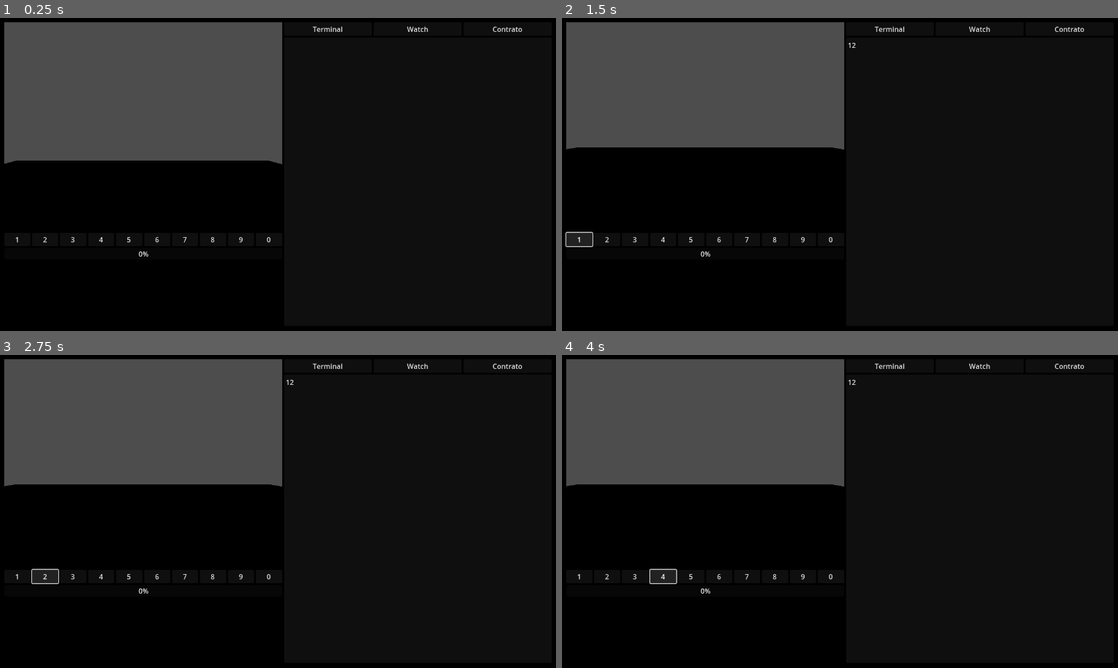
Above: before the commit, frames 1-4 (two rows, left to right).
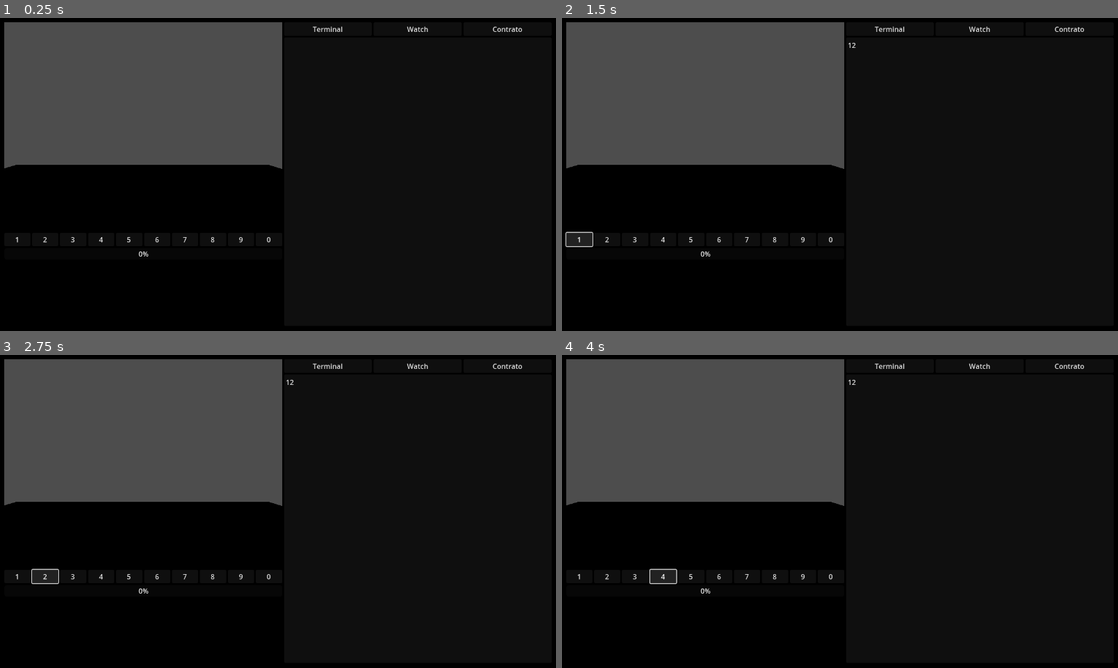
Above: after the commit, the same moments.

Repository: saLucasRd/trabalho-jogo-unix
Game: Godot game, scene res://ui/Root.tscn
The game is run twice, just before and just after one commit, with the same random seed, the same clock (stepped at 60 frames per second) and the same inputs.
Inputs (mouse positions are in pixels of both pictures, inside the frame that each line leads up to):
- Up to frame 1 (0.25 s): no input
- Up to frame 2 (1.5 s): click (979, 180) at 0.52 s; type "12" at 0.6 s; click "1" at 1.25 s
- Up to frame 3 (2.75 s): click "2" at 2 s
- Up to frame 4 (4 s): click "3" at 2.75 s; click "4" at 3.5 s

The runs differ from the first frame. In frame 1, 0.7% of the frame differs, in the area x 0-51%, y 45-49%; in frame 2, 2.8%, in the area x 0-51%, y 41-49%; in frame 3, 2.8%; in frame 4, 2.8%.

Commit message:
melhores controles fps

Diff:
--- a/entities/Player.gd
+++ b/entities/Player.gd
@@ -1,48 +1,48 @@
 extends CharacterBody3D
-
 
 const SPEED = 5.0
 const JUMP_VELOCITY = 4.5
 const SENSITIVITY = 0.003
+var on_fps_view = false
 
 @onready var head = $Head
 @onready var camera = $Head/Camera3D
 
 func _ready():
-	pass
-	#Input.set_mouse_mode(Input.MOUSE_MODE_CAPTURED)
+	# Start with the mouse visible
+	Input.set_mouse_mode(Input.MOUSE_MODE_VISIBLE)
 
 func _unhandled_input(event):
-	if event is InputEventMouseMotion and Input.is_mouse_button_pressed(MOUSE_BUTTON_RIGHT):
-		Input.set_mouse_mode(Input.MOUSE_MODE_CAPTURED)
+	if event is InputEventMouseButton:
+		if event.button_index == MOUSE_BUTTON_RIGHT and event.pressed:
+			on_fps_view = true
+			Input.set_mouse_mode(Input.MOUSE_MODE_CAPTURED)  # Capture the mouse
+
+		elif event.button_index == MOUSE_BUTTON_RIGHT and not event.pressed:
+			on_fps_view = false
+			Input.set_mouse_mode(Input.MOUSE_MODE_VISIBLE)  # Restore mouse visibility
+
+	# Handle mouse movement for FPS view
+	if event is InputEventMouseMotion and on_fps_view:
+		# Rotate the head and camera based on mouse movement
 		head.rotate_y(-event.relative.x * SENSITIVITY)
 		camera.rotate_x(-event.relative.y * SENSITIVITY)
-		camera.rotation.x = clamp(camera.rotation.x, deg_to_rad(-90), deg_to_rad(90))
-		# odeio cameras que nao rotacionam 90 grau
-	else:
-		Input.set_mouse_mode(Input.MOUSE_MODE_VISIBLE)
 
+		# Clamp the camera's x rotation to prevent flipping over
+		camera.rotation_degrees.x = clamp(camera.rotation_degrees.x, -90, 90)
 
 func _physics_process(delta: float) -> void:
-	# Add the gravity.
-	if not is_on_floor():
-		velocity += get_gravity() * delta
+	# Calculate movement direction based on input
+	var input_dir := Input.get_vector("left", "right", "up", "down")
+	var direction = (head.basis * Vector3(input_dir.x, 0, input_dir.y)).normalized()
 
-	# provavelmente nao vai ser necessario pulos no jogo
-
-	# Handle jump.
-	#if Input.is_action_just_pressed("ui_accept") and is_on_floor():
-	#	velocity.y = JUMP_VELOCITY
-
-	# Get the input direction and handle the movement/deceleration.
-	# As good practice, you should replace UI actions with custom gameplay actions.
-	var input_dir := Input.get_vector("left", "right", "up", "down")
-	var direction = (head.transform.basis * Vector3(input_dir.x, 0, input_dir.y)).normalized()
-	if direction:
+	# Only move if FPS view is active
+	if direction != Vector3.ZERO and on_fps_view:
 		velocity.x = direction.x * SPEED
 		velocity.z = direction.z * SPEED
 	else:
 		velocity.x = 0.0
 		velocity.z = 0.0
 
+	# Move the character
 	move_and_slide()
--- a/project.godot
+++ b/project.godot
@@ -44,3 +44,7 @@
 "events": [Object(InputEventKey,"resource_local_to_scene":false,"resource_name":"","device":-1,"window_id":0,"alt_press …(191 unchanged characters)…
 ]
 }
+mouse_right_click={
+"deadzone": 0.5,
+"events": []
+}
--- a/ui/Root.tscn
+++ b/ui/Root.tscn
@@ -1,6 +1,8 @@
-[gd_scene load_steps=3 format=3 uid="uid://lph1o4dijnjc"]
+[gd_scene load_steps=5 format=3 uid="uid://lph1o4dijnjc"]
 
 [ext_resource type="PackedScene" uid="uid://0vaulqv8w0g0" path="res://world.tscn" id="1_7vjgo"]
+[ext_resource type="Script" path="res://ui/root.gd" id="1_jgiyb"]
+[ext_resource type="Script" path="res://ui/terminal.gd" id="2_n7ovp"]
 
 [sub_resource type="StyleBoxFlat" id="StyleBoxFlat_wgpqd"]
 bg_color = Color(0, 0, 0, 1)
@@ -19,6 +21,7 @@
 grow_vertical = 2
 size_flags_horizontal = 3
 size_flags_vertical = 3
+script = ExtResource("1_jgiyb")
 
 [node name="background" type="Panel" parent="."]
 modulate = Color(0, 0, 0, 1)
@@ -154,6 +157,8 @@
 grow_horizontal = 2
 grow_vertical = 2
 size_flags_vertical = 3
+context_menu_enabled = false
+script = ExtResource("2_n7ovp")
 
 [node name="Watch" type="RichTextLabel" parent="MarginContainer/HBoxContainer/Direita/Control"]
 visible = false
